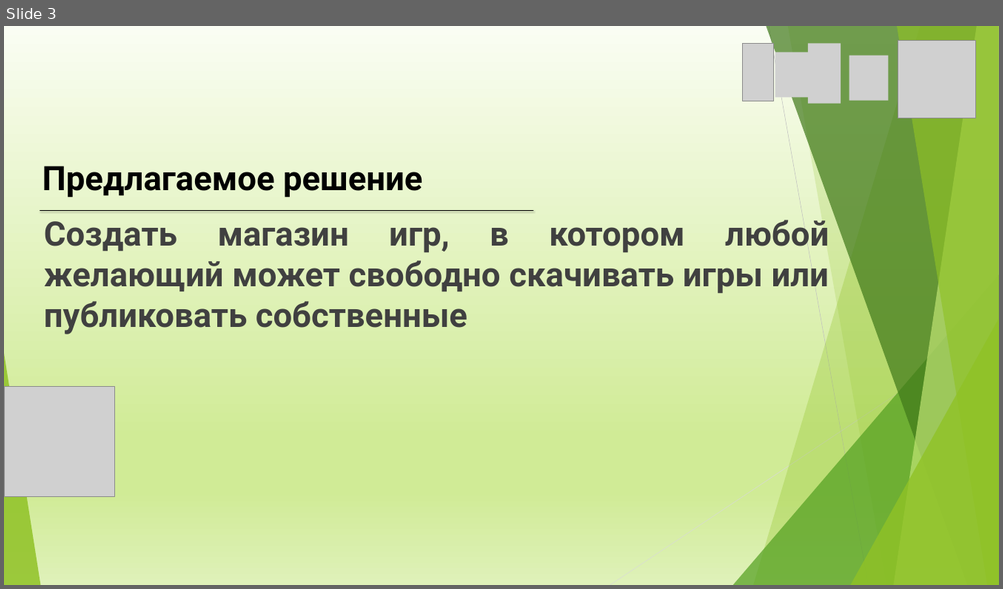
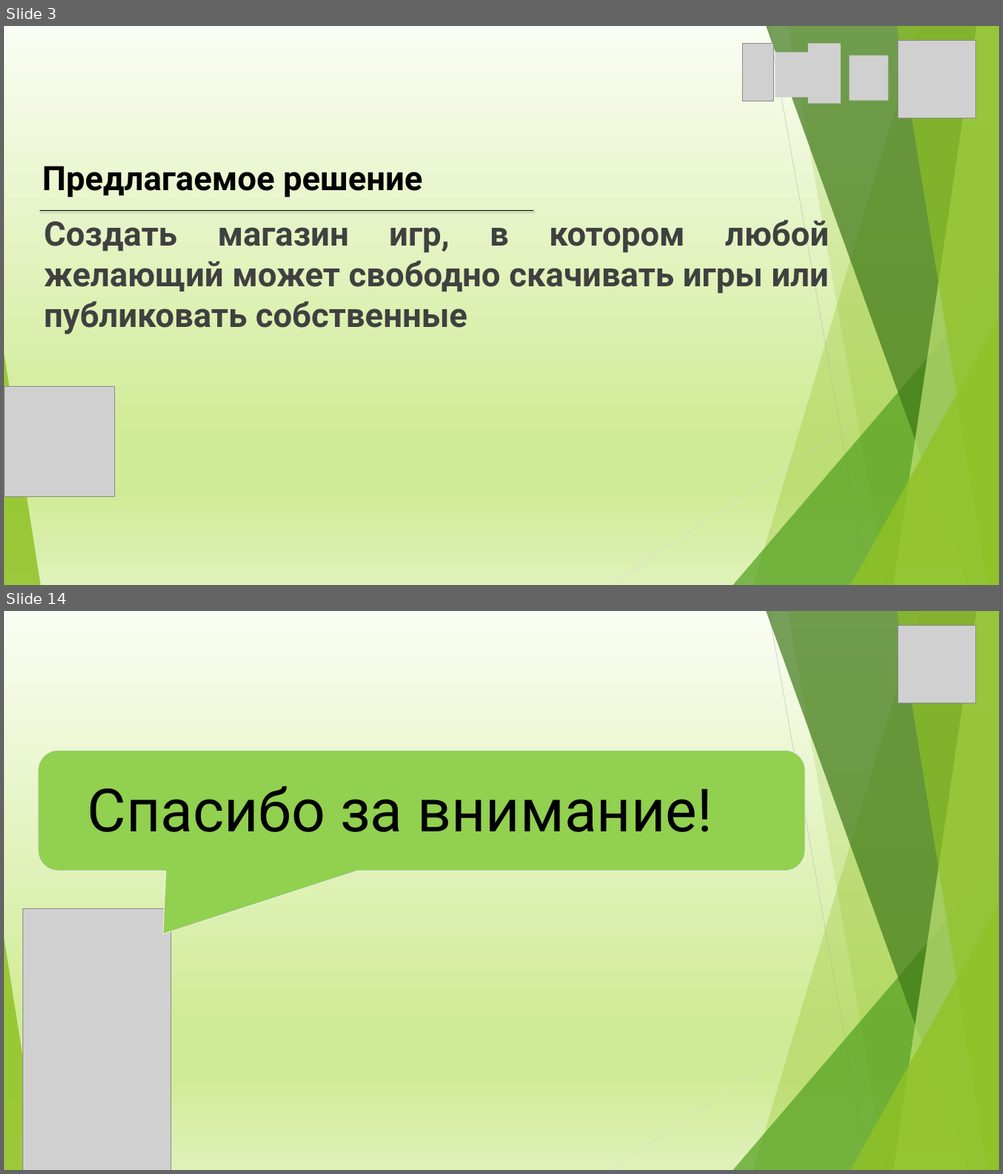
Before and after one commit to mathusha2023/GameStore, a slide deck: Презентация данжона(2).pptx. Shown one above the other, each under a label of ours: slide 3 before the commit, slides 3 and 14 after it; the slides between them are not shown. The pictures are 1003x589 and 1003x1174 pixels, drawn with LibreOffice and Linux fonts; fonts in the diff are those of the drawing; grey boxes stand for pictures. Boxes give left, top, right and bottom in pixels: in the first picture for what was removed or moved away, otherwise in the second. Text is boxed around its words. In the diff, an @@ line names an element or a change of style, - is before the commit and + after.

```diff
--- a/Презентация данжона(2).pptx
+++ b/Презентация данжона(2).pptx
@@ slide 14 added at box(4, 611, 999, 1170), background gradient #FAFDF3 to #D0EB96 to #DFF1B9; not listed: 10 template elements that a slide beside it also shows @@
@@ picture added at box(897, 626, 975, 703) @@
@@ line added from (356, 684) to (356, 684), #000000 2 pt @@
@@ rounded speech box added at box(38, 750, 805, 871), fill #92D050, outline #EBEBEB 1.5 pt @@
@@ text added at box(88, 786, 735, 832), 115 pt, text #000000 @@
+Спасибо за внимание!
@@ text added at box(139, 786, 712, 832), 110 pt, text #000000, bold @@
+Спасибо за внимание!
@@ picture added at box(22, 909, 170, 1170) @@
```
Also in this commit, not shown: 3 slides changed, 7 other slides added.
